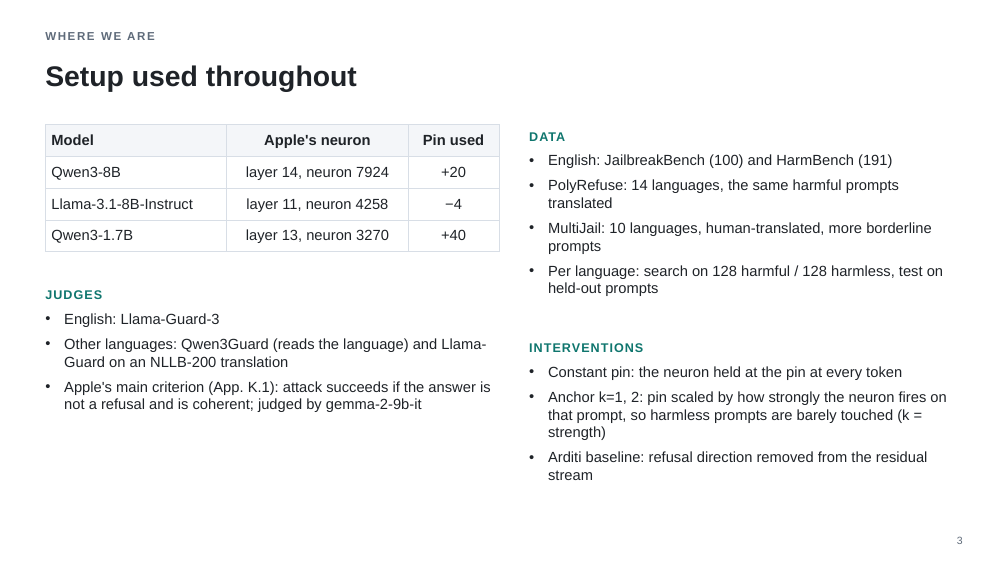
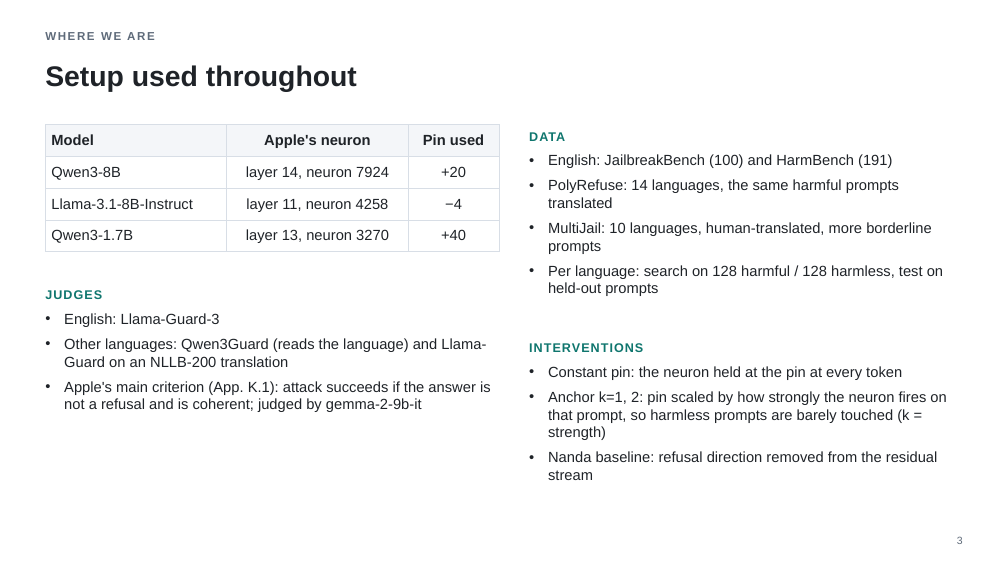
Before and after one commit to fjoad/refusal-neurons, a slide deck: slide 3 of slides/refusal_neurons_2026-11-05.pptx. Drawn at 1008x567 pixels with LibreOffice and Linux fonts; fonts in the diff are those of the drawing. Boxes give left, top, right and bottom in pixels: in the first picture for what was removed or moved away, otherwise in the second. Text is boxed around its words. In the diff, an @@ line names an element or a change of style, - is before the commit and + after.

```diff
--- a/slides/refusal_neurons_2026-11-05.pptx
+++ b/slides/refusal_neurons_2026-11-05.pptx
@@ text at (x1=548, y1=451, x2=938, y2=480): text changed @@
-• Arditi baseline: refusal direction removed from the residual stream
+• Nanda baseline: refusal direction removed from the residual stream
```
Also in this commit, not shown: 6 other slides changed, 2 other files.
